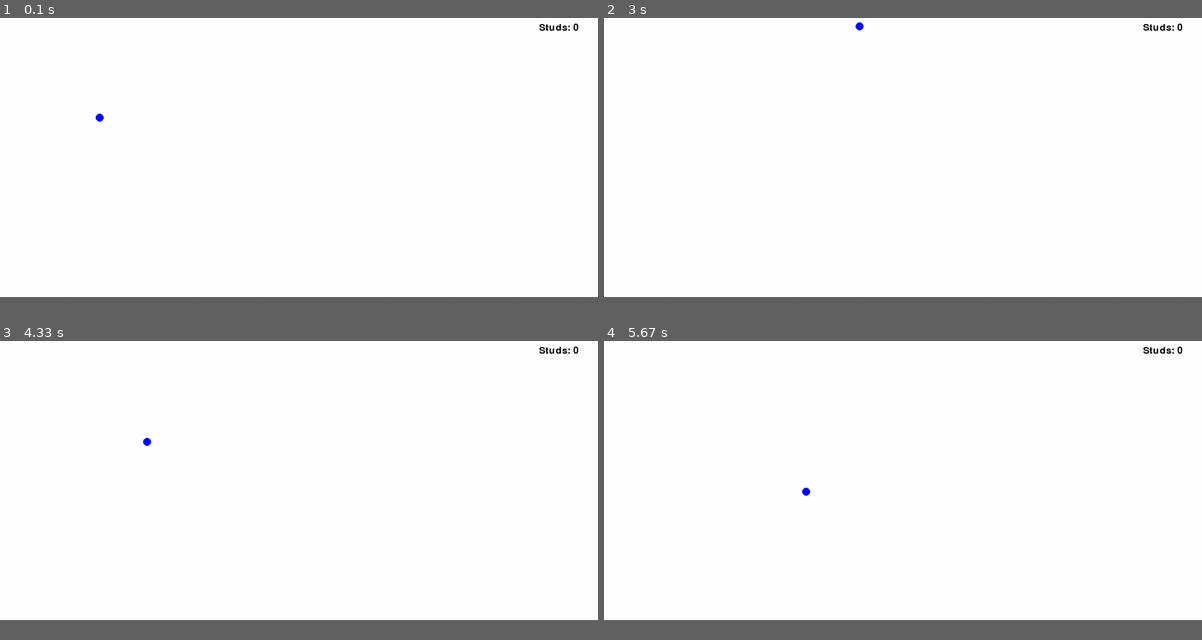
Above: before the commit, frames 1-4 (two rows, left to right).
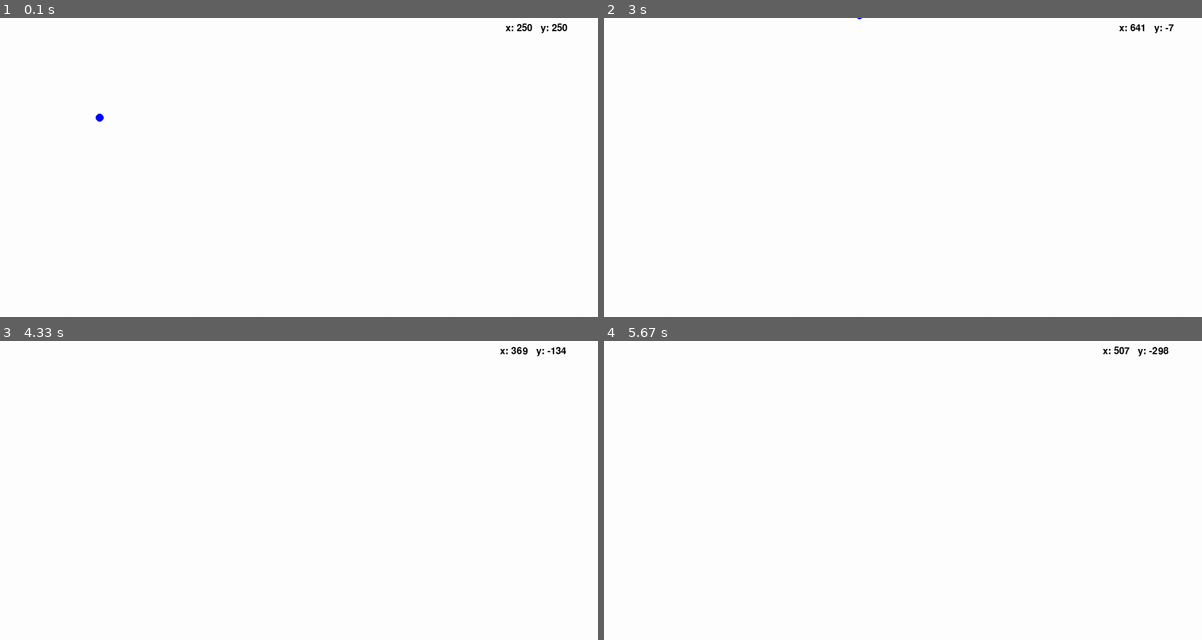
Above: after the commit, the same moments.

Repository: ColorLime90/intro_programmering
Game: pygame game, started from mastergame.py
Two runs of this game, one before a commit and one after it. Both use one fixed random seed, a clock stepped at 60 frames per second and the inputs below.
Inputs:
- Up to frame 1 (0.1 s): no input
- Up to frame 2 (3 s): hold W 0.33-0.8 s; hold Right 0.33-0.8 s; tap A at 0.83 s; hold Right 1.17-1.63 s; hold Up 1.67-1.97 s; hold Right 2-2.47 s; hold Left from 2.5 s (still down)
- Up to frame 3 (4.33 s): release Left at 3.03 s; hold Down 3.07-3.37 s; hold Left 3.4-3.8 s; hold Up 3.83-4.2 s; hold Right from 4.23 s (still down)
- Up to frame 4 (5.67 s): release Right at 4.87 s; hold Down 4.9-5.27 s; hold Left from 5.3 s (still down)
In our replay, the window is 900x420 before the commit and 900x450 after it. These sizes can differ from the game's own. Grey fills any space a smaller window leaves; there, only what the larger window draws over its background counts as a difference.

The runs differ from the first frame. In frame 1, 0.2% of the frame differs, in the area x 84-97%, y 1-6%; in frame 2, 0.2%; in frame 3, 0.2%; in frame 4, 0.2%, in the area x 33-97%, y 1-52%.

Commit message:
Cornertext coordinates

Diff:
--- a/mastergame.py
+++ b/mastergame.py
@@ -12,7 +12,7 @@
 
 # Set the width and height of the screen [width, height]
 screen_width = 1500
-screen_height = 700
+screen_height = 750
 
 size = (screen_width, screen_height)
 screen = pygame.display.set_mode(size)
@@ -45,10 +45,10 @@
 print(ball.radius)
 
 antal_studs = 0
-studs = "Studs: " + str(antal_studs)
+cornertext = ""
 
 font = pygame.font.Font(None, 36)
-text = font.render(studs, True, BLACK, WHITE)
+text = font.render(cornertext, True, BLACK, WHITE)
 textRect = text.get_rect()
 textRect.center = (screen_width - int(textRect[2]), (0 + int(textRect[3])))
 
@@ -112,6 +112,10 @@
             x_speed = 4
 
     if move_up:
+        '''
+        if y == ball.radius:
+            x = 0.2
+            '''
         y_speed = y_speed - 0.2
         if y_speed < -4:
             y_speed = -4
@@ -138,22 +142,38 @@
 
     if x <= ball.radius or x >= screen_width - ball.radius:
         x_speed = x_speed * -1
+
+    '''
     if y <= ball.radius:
         y_speed = y_speed * -1
     if y >= screen_height - ball.radius:
         y_speed = y_speed * 0.8
         y_speed = y_speed * -1
-
-    if y + ball.radius > screen_height:
-        print("oj")
+    '''
 
     x += x_speed
     y += y_speed
 
-
-
-    antal_studs = antal_studs + 1
-    studs = "Studs:" + str(antal_studs)
+    if y + ball.radius >= screen_height:
+        y = screen_height - ball.radius
+        y_speed *= -1
+        print("studs nere")
+
+    if screen_height - ball.radius <= y:
+        y = ball.radius
+        y_speed *= -1
+        print("studs uppe")
+
+
+
+
+    # Textwindows
+
+    cornertext = "x: " + str(int(x)) + "   " + "y: " + str(int(y))
+    textRect = text.get_rect()
+    textRect.center = (screen_width - int(textRect[2]), (0 + int(textRect[3])))
+
+    text = font.render(cornertext, True, BLACK, WHITE)
 
     # --- Screen-clearing code goes here
 
@@ -174,7 +194,7 @@
     pygame.display.flip()
 
     # --- Limit to 60 frames per second
-    clock.tick(60 )
+    clock.tick(60)
 
 # Close the window and quit.
 print("quitting...")
